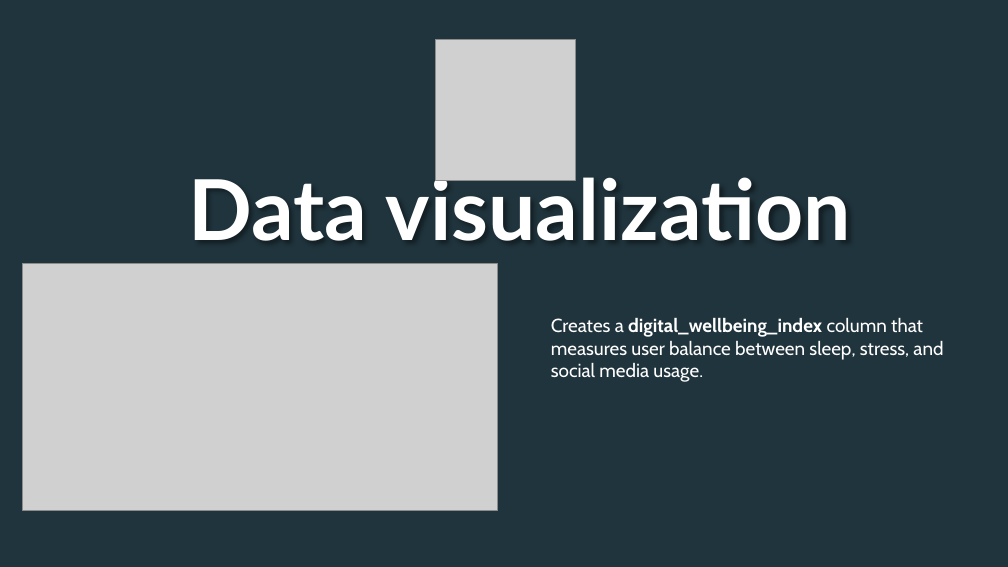
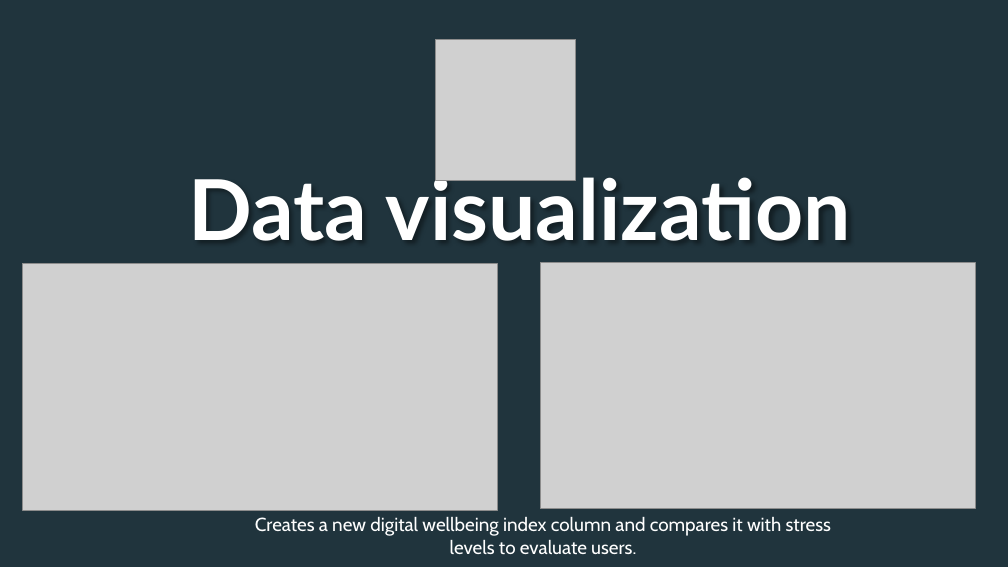
Before and after one commit to F1a23/Python_Team, a slide deck: slide 32 of Project1/Presentation1.pptx (slide 28 before the commit). Drawn at 1008x567 pixels with LibreOffice and Linux fonts; fonts in the diff are those of the drawing; grey boxes stand for pictures; background and template pictures are left out; a plain dark background stands for a picture behind light text. Boxes give left, top, right and bottom in pixels: in the first picture for what was removed or moved away, otherwise in the second. Text is boxed around its words. In the diff, an @@ line names an element or a change of style, - is before the commit and + after.

```diff
--- a/Project1/Presentation1.pptx
+++ b/Project1/Presentation1.pptx
@@ picture added at bbox=[541, 262, 975, 509] @@
@@ text at bbox=[255, 517, 831, 555]: text changed @@
-Creates a digital_wellbeing_index column that measures user balance between sleep, stress, and social media usage.
+Creates a new digital wellbeing index column and compares it with stress levels to evaluate users.
```
Also in this commit, not shown: 13 other slides changed, 8 slides added, 6 slides removed, 3 other files.
